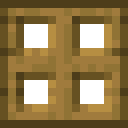
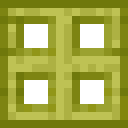
Two versions of the same layered image (128 x 128). Layer-by-layer changes:
hid "Layer 1", painted on it over [0, 0, 128, 128]
added layer "Layer 2" above "Layer 0" over [0, 0, 128, 128]
painted on "Layer 0" over [0, 0, 128, 128]
